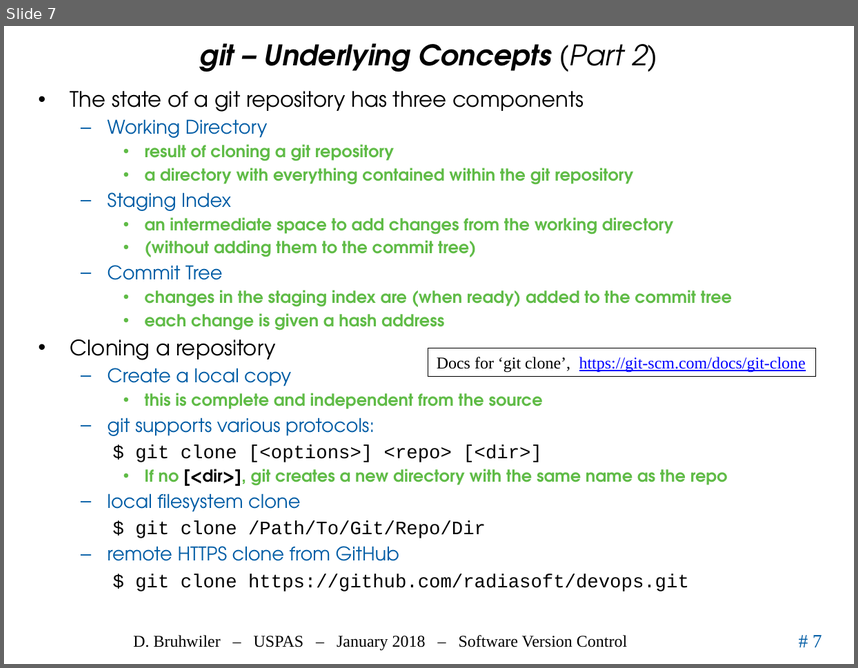
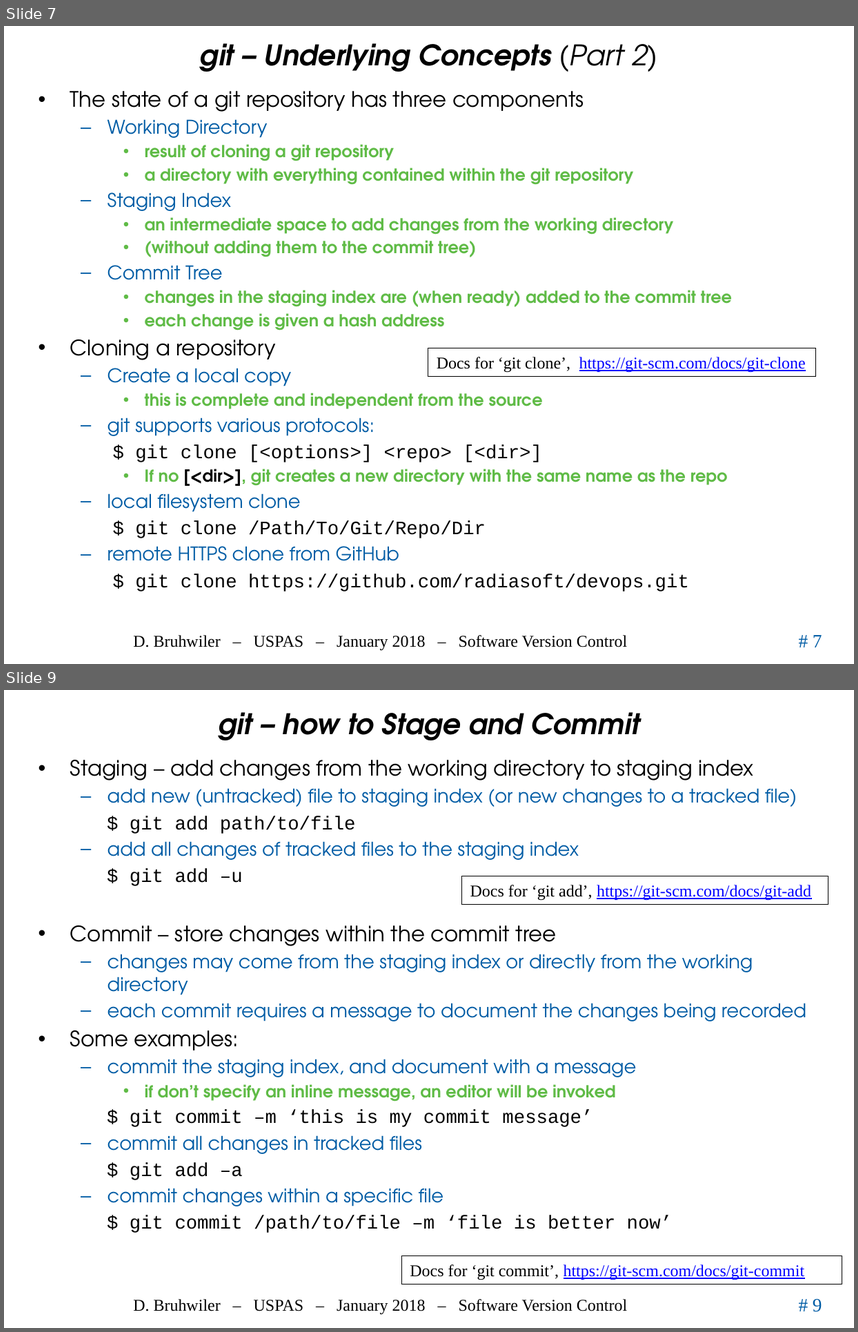
Before and after one commit to uspas/simbeamplasma18, a slide deck: software_version_control/02_VersionCont.pptx. Shown one above the other, each under a label of ours: slide 7 before the commit, slides 7 and 9 after it; the slides between them are not shown. The pictures are 858x668 and 858x1332 pixels, drawn with LibreOffice and Linux fonts; fonts in the diff are those of the drawing; background and template pictures are left out. Boxes give left, top, right and bottom in pixels: in the first picture for what was removed or moved away, otherwise in the second. Text is boxed around its words. In the diff, an @@ line names an element or a change of style, - is before the commit and + after.

```diff
--- a/software_version_control/02_VersionCont.pptx
+++ b/software_version_control/02_VersionCont.pptx
@@ slide 9 added at [4,690,854,1328], background #FFFFFF; not listed: 3 template elements that a slide beside it also shows @@
@@ title added at [219,712,640,740], 24 pt, text #000000, bold, italic @@
+git – how to Stage and Commit
@@ text added at [70,760,806,1232], 16 pt, text #005CA5 @@
+• Staging – add changes from the working directory to staging index
+  – add new (untracked) file to staging index (or new changes to a tracked file)
+$ git add path/to/file
+  – add all changes of tracked files to the staging index
+$ git add –u
+• Commit – store changes within the commit tree
+  – changes may come from the staging index or directly from the working directory
+  – each commit requires a message to document the changes being recorded
+• Some examples:
+  – commit the staging index, and document with a message
+    • if don’t specify an inline message, an editor will be invoked
+$ git commit –m ‘this is my commit message’
+  – commit all changes in tracked files
+$ git add –a
+  – commit changes within a specific file
+$ git commit /path/to/file –m ‘file is better now’
@@ rectangle added at [462,876,829,904], outline #000000 0.75 pt, 14 pt, text #0000FF, underline @@
+Docs for ‘git add’, https://git-scm.com/docs/git-add
@@ rectangle added at [402,1255,842,1284], outline #000000 0.75 pt, 14 pt, text #0000FF, underline @@
+Docs for ‘git commit’, https://git-scm.com/docs/git-commit
```
Also in this commit, not shown: 6 slides changed, 6 other slides added, 2 slides removed, 2 other files.
